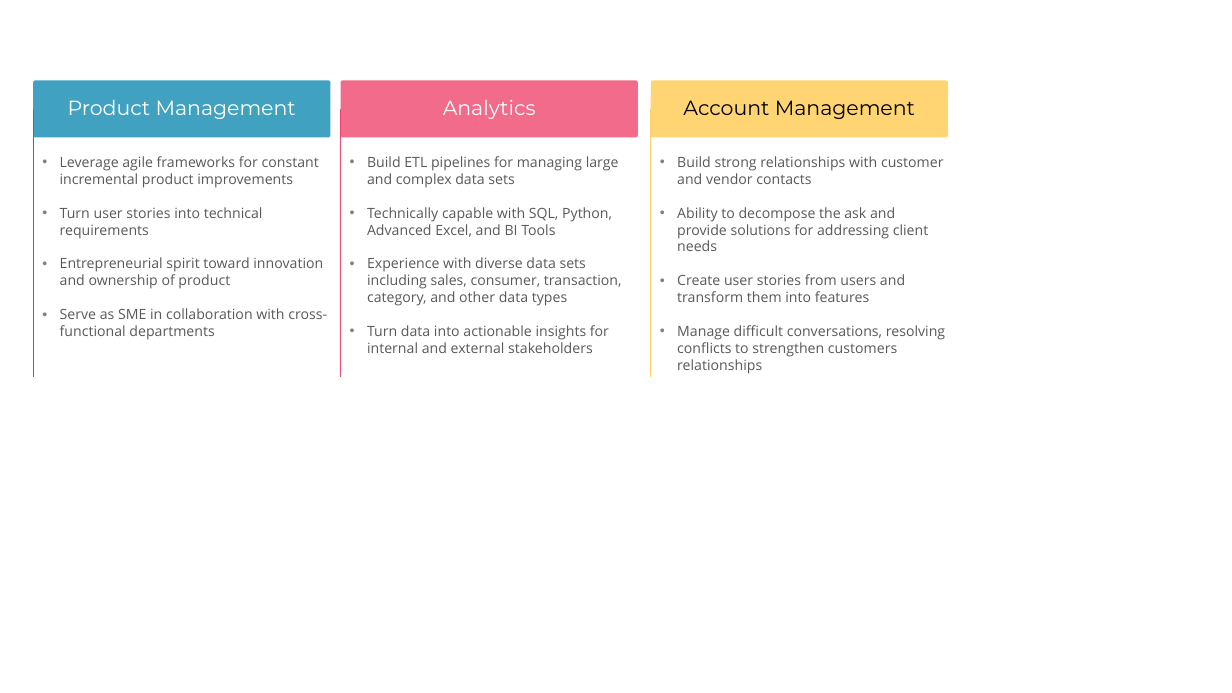
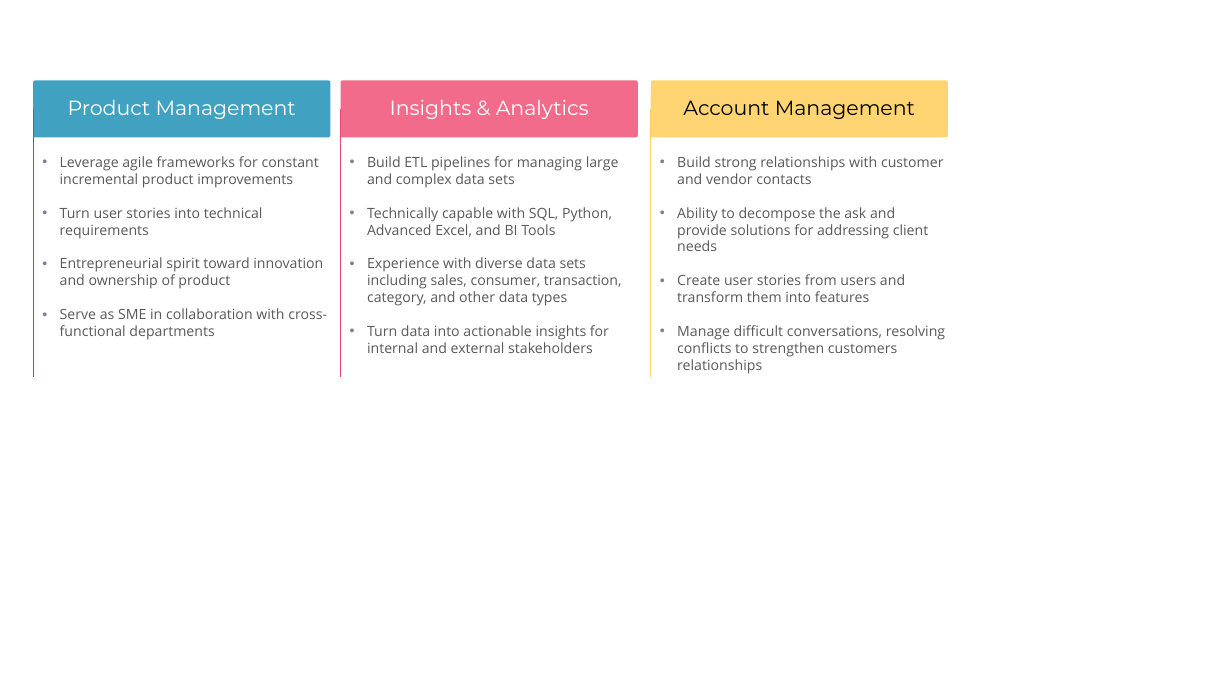
Before and after one commit to admiral810/admiral810.github.io, a slide deck: slide 3 of images/Images Creations (Venn Tools).pptx. Drawn at 1232x693 pixels with LibreOffice and Linux fonts; fonts in the diff are those of the drawing. Boxes give left, top, right and bottom in pixels: in the first picture for what was removed or moved away, otherwise in the second. Text is boxed around its words. In the diff, an @@ line names an element or a change of style, - is before the commit and + after.

```diff
--- a/images/Images Creations (Venn Tools).pptx
+++ b/images/Images Creations (Venn Tools).pptx
@@ text at [390, 100, 589, 119]: text changed @@
-Analytics
+Insights & Analytics
```
Also in this commit, not shown: 1 other file.
